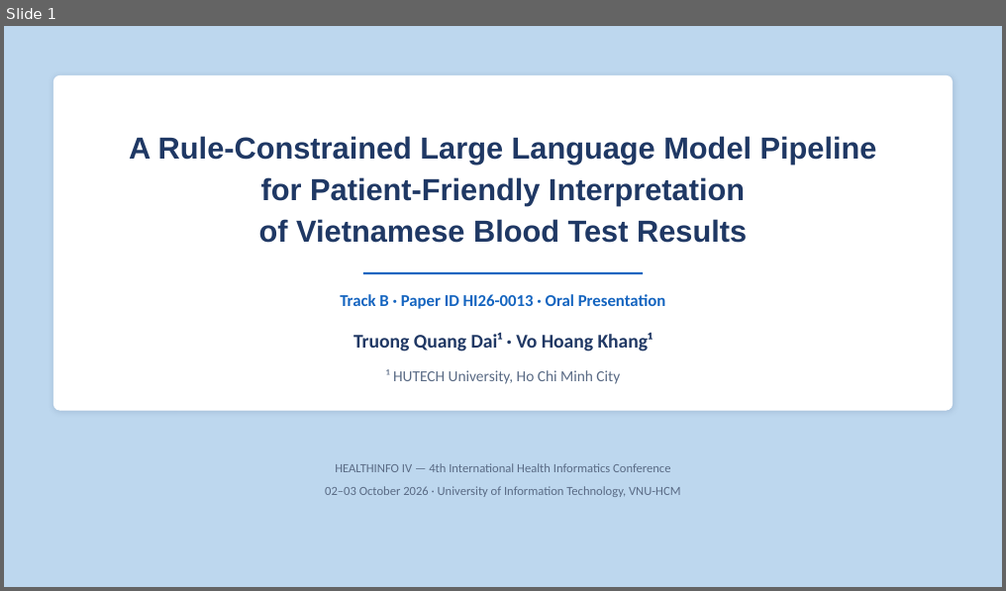
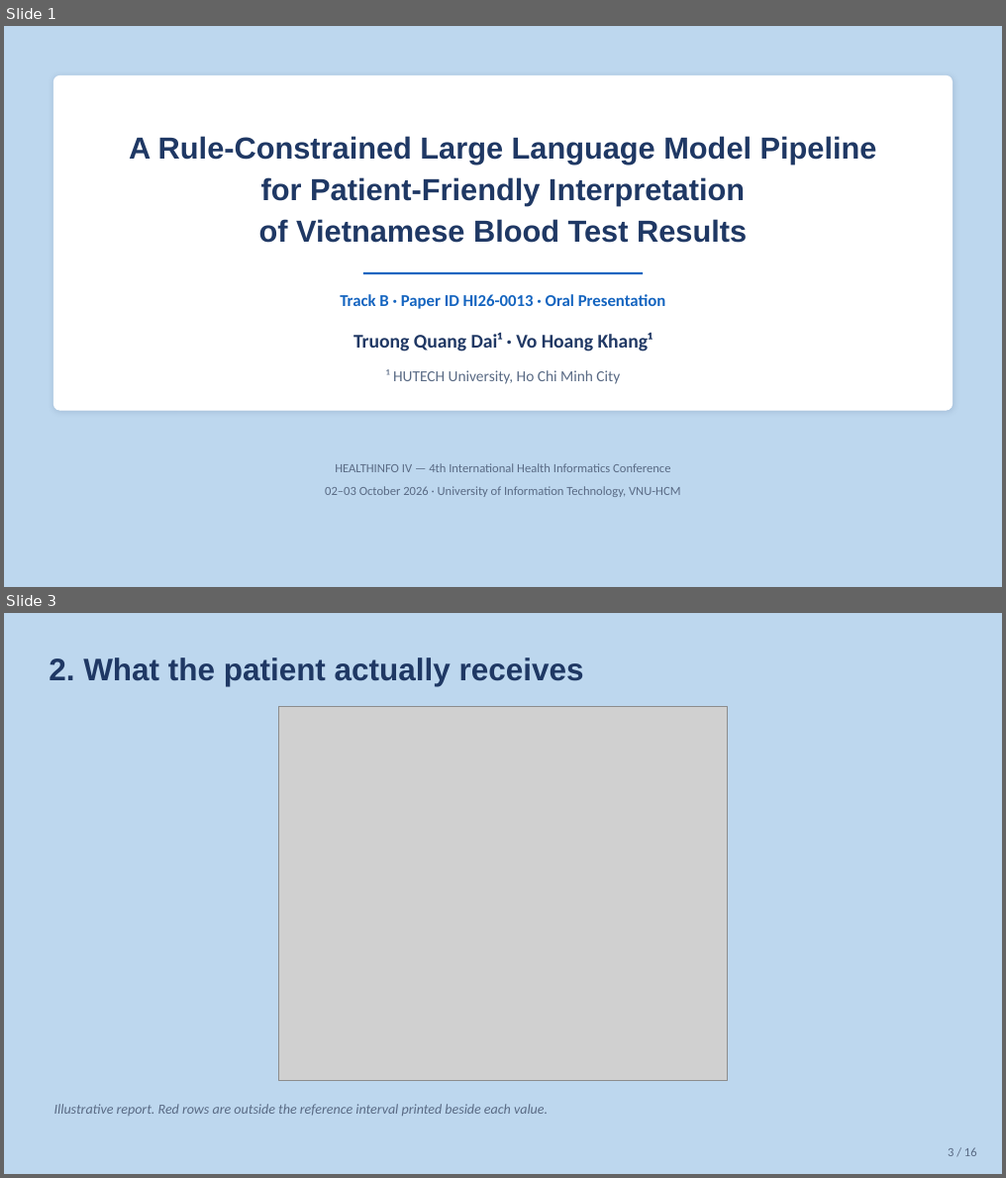
Before and after one commit to quangdai1321/Health-Info, a slide deck: docs_slide/HEALTHINFO-IV_TruongQuangDai_Slide_EN.pptx. Shown one above the other, each under a label of ours: slide 1 before the commit, slides 1 and 3 after it; the slides between them are not shown. The pictures are 1006x591 and 1006x1178 pixels, drawn with LibreOffice and Linux fonts; fonts in the diff are those of the drawing; grey boxes stand for pictures. Boxes give left, top, right and bottom in pixels: in the first picture for what was removed or moved away, otherwise in the second. Text is boxed around its words. In the diff, an @@ line names an element or a change of style, - is before the commit and + after.

```diff
--- a/docs_slide/HEALTHINFO-IV_TruongQuangDai_Slide_EN.pptx
+++ b/docs_slide/HEALTHINFO-IV_TruongQuangDai_Slide_EN.pptx
@@ slide 3 added at [4,613,1002,1174], background #BDD7EE @@
@@ text added at [49,658,584,686], 30 pt, text #1F3864, bold @@
+2. What the patient actually receives
@@ picture added at [279,707,728,1081] @@
@@ text added at [54,1104,548,1116], 13.3 pt, text #5A6B85, italic @@
+Illustrative report. Red rows are outside the reference interval printed beside each value.
@@ text added at [947,1148,977,1157], 12 pt, text #5A6B85 @@
+3 / 16
```
Also in this commit, not shown: 12 slides changed, 1 other slide added, 43 other files.
